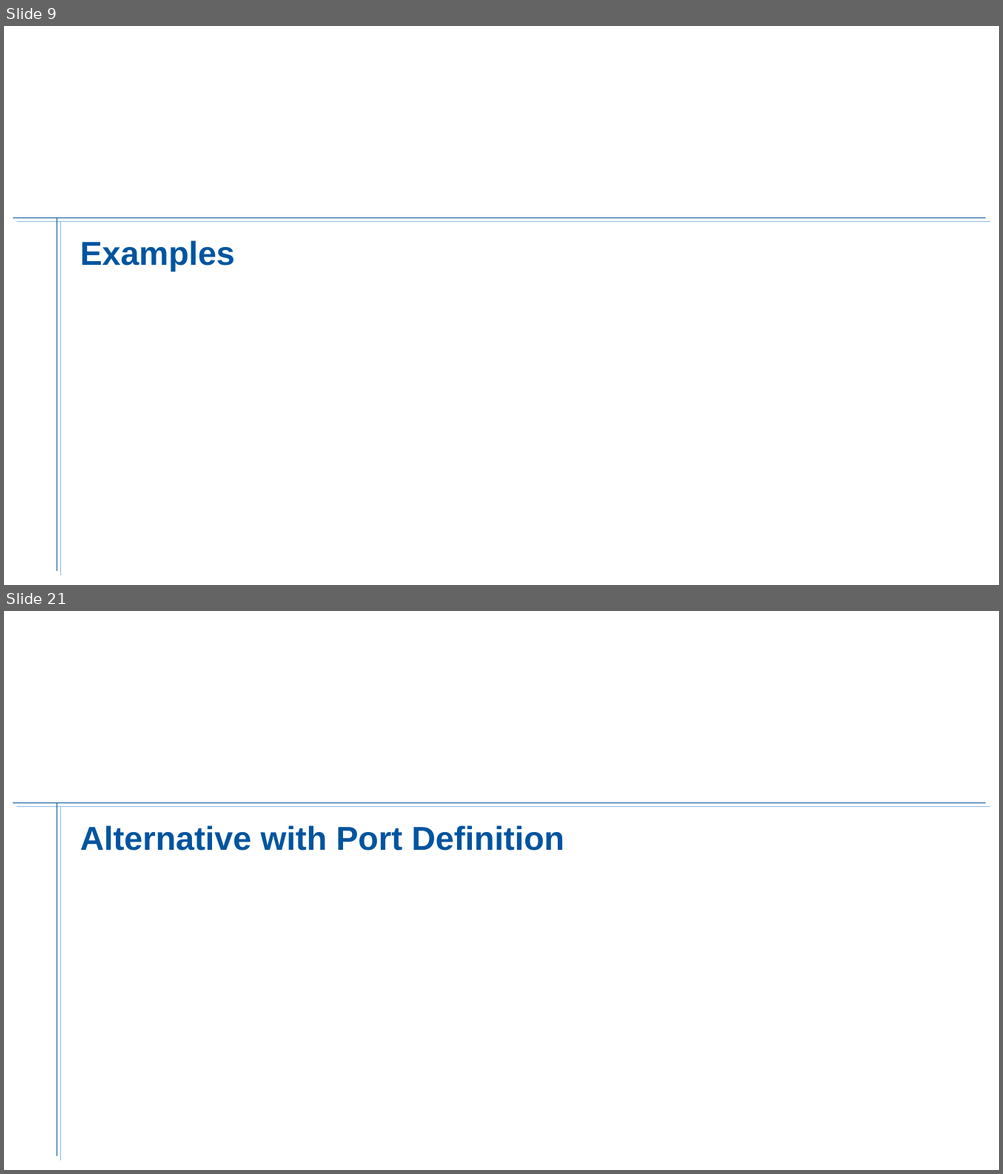
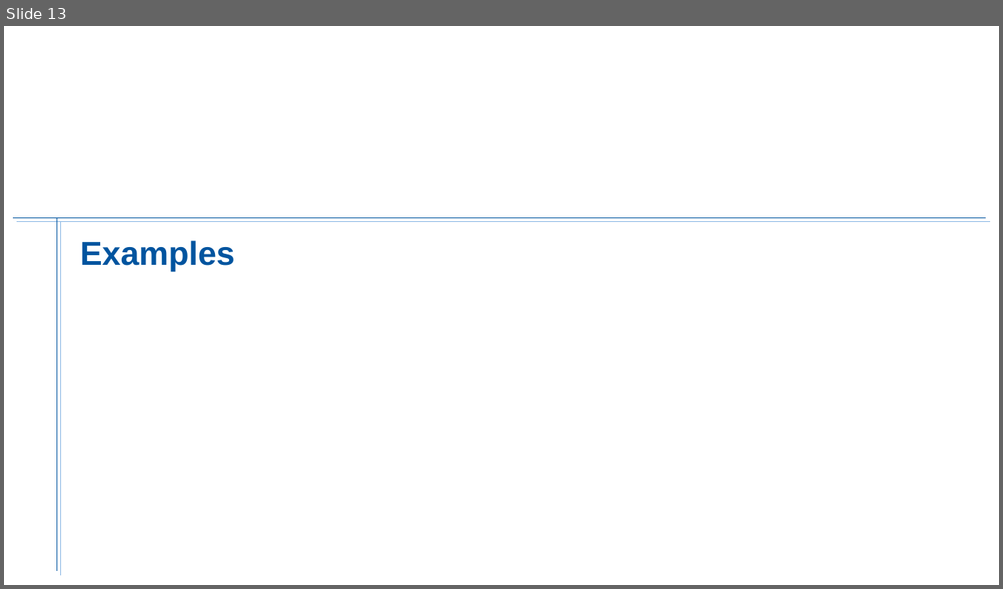
Before and after one commit to Fishi2402/montigem, a slide deck: products/syse_functions/doc/FunctionStructure.Explanation.pptx. Shown one above the other, each under a label of ours: slides 9 and 21 before the commit, slide 13 after it; the slides between them are not shown. The pictures are 1003x1174 and 1003x589 pixels, drawn with LibreOffice and Linux fonts; fonts in the diff are those of the drawing; background and template pictures are left out. Boxes give left, top, right and bottom in pixels: in the first picture for what was removed or moved away, otherwise in the second. Text is boxed around its words. In the diff, an @@ line names an element or a change of style, - is before the commit and + after.

```diff
--- a/products/syse_functions/doc/FunctionStructure.Explanation.pptx
+++ b/products/syse_functions/doc/FunctionStructure.Explanation.pptx
@@ slide 21 removed at [4, 611, 999, 1170], background #FFFFFF; not listed: 6 template elements that a slide beside it also shows @@
@@ title removed at [80, 826, 564, 851] @@
-Alternative with Port Definition
@@ what was slide 9 is now slide 13 @@
```
Also in this commit, not shown: 17 slides changed, 4 slides added, 14 other slides removed, 1 other file.
